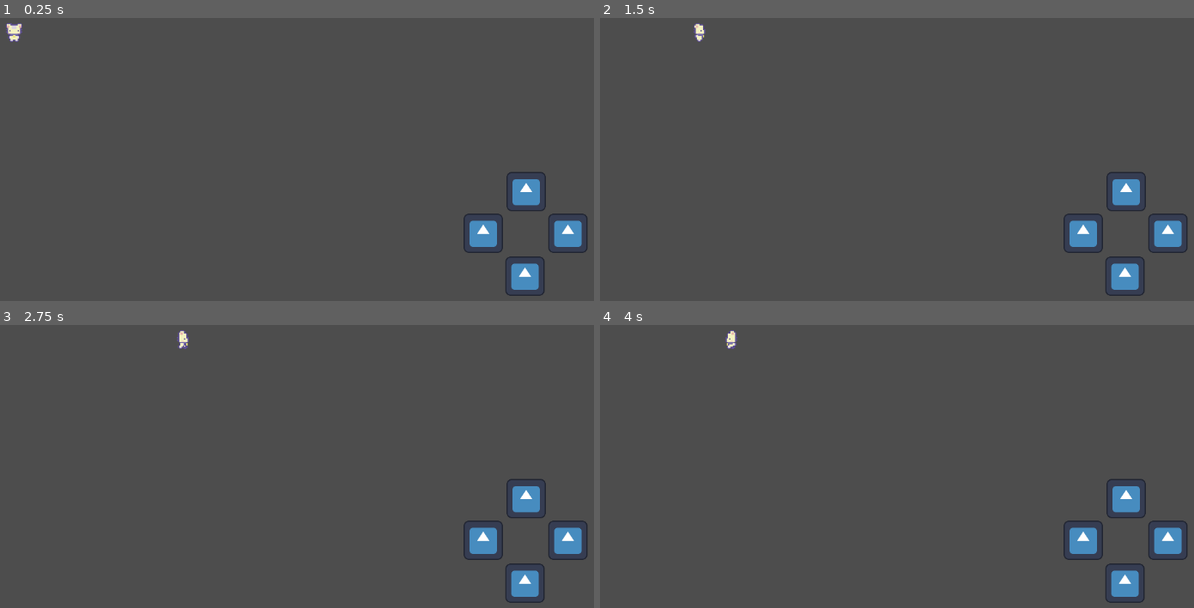
Above: before the commit, frames 1-4 (two rows, left to right).
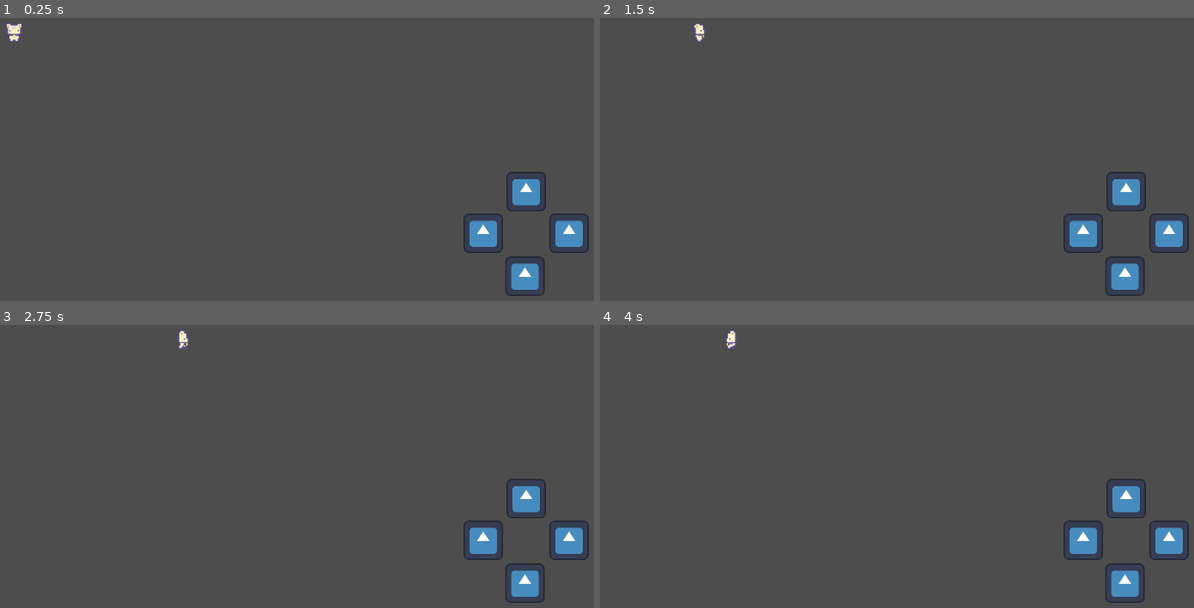
Above: after the commit, the same moments.

Repository: DudeTux42/GardenBunny
Game: Godot game, scene res://Level/game_level.tscn
Two runs of this game, one before a commit and one after it. Both use one fixed random seed, a clock stepped at 60 frames per second and the inputs below. The engine's default icon, where the game draws it, is replaced by a stand-in: a white triangle on a blue panel in a dark square.
Inputs (mouse positions are in pixels of both pictures, inside the frame that each line leads up to):
- Up to frame 1 (0.25 s): no input
- Up to frame 2 (1.5 s): tap Enter at 0.5 s; move the mouse to (1027, 142) at 0.52 s; hold Right (right) 0.53-1.25 s; tap J at 0.6 s; click (1027, 142) at 0.67 s; drag from (736, 179) to (843, 238) at 1.27 s
- Up to frame 3 (2.75 s): tap Space at 2 s; move the mouse to (344, 384) at 2.02 s; hold Right (right) from 2.03 s (still down); hold Enter from 2.03 s (still down)
- Up to frame 4 (4 s): release Right (right) at 2.75 s; release Enter at 2.75 s; drag from (843, 545) to (671, 409) at 2.77 s; tap Enter at 3.5 s; move the mouse to (1081, 525) at 3.52 s; hold Left (left) from 3.53 s (still down); hold Ctrl from 3.53 s (still down)

The runs differ from the first frame. In frame 1, 0.2% of the frame differs, in the area x 92-100%, y 69-84%; in frame 2, 0.2%; in frame 3, 0.2%; in frame 4, 0.2%.

Commit message:
minor changes

Diff:
--- a/Character/player_cat.tscn
+++ b/Character/player_cat.tscn
@@ -262,5 +262,5 @@
 }
 tree_root = SubResource("AnimationNodeStateMachine_5v0yq")
 anim_player = NodePath("../AnimationPlayer")
-parameters/Idle/blend_position = Vector2(0.00960004, 0.331746)
-parameters/Walk/blend_position = Vector2(0, 0)
+parameters/Idle/blend_position = Vector2(-0.00319999, 0.0174602)
+parameters/Walk/blend_position = Vector2(-0.00959998, 0.296825)
--- a/Level/game_level.tscn
+++ b/Level/game_level.tscn
@@ -15,7 +15,7 @@
 action = "left"
 
 [node name="Right" type="TouchScreenButton" parent="."]
-position = Vector2(516, 206)
+position = Vector2(517, 206)
 scale = Vector2(0.257812, 0.257812)
 texture_normal = ExtResource("2_3hpkv")
 action = "right"
Not shown, added: art/arrows_eyes&friends/LICENSE&INFO_arrows_eyes&friends.txt
Not shown, added: art/arrows_eyes&friends/arrows_eyes&friends.svg
Not shown, added: art/arrows_eyes&friends/arrows_eyes&friends.svg.import
Binary file added: art/arrows_eyes&friends/arrows_eyes&friends_preview.jpg
Not shown, added: art/arrows_eyes&friends/arrows_eyes&friends_preview.jpg.import
Not shown, changed: export_presets.cfg
Not shown, added: Bunny alpha.zip
Not shown, added: Exports/TEST.zip
Not shown, added: Exports/shapes minigame.apk
